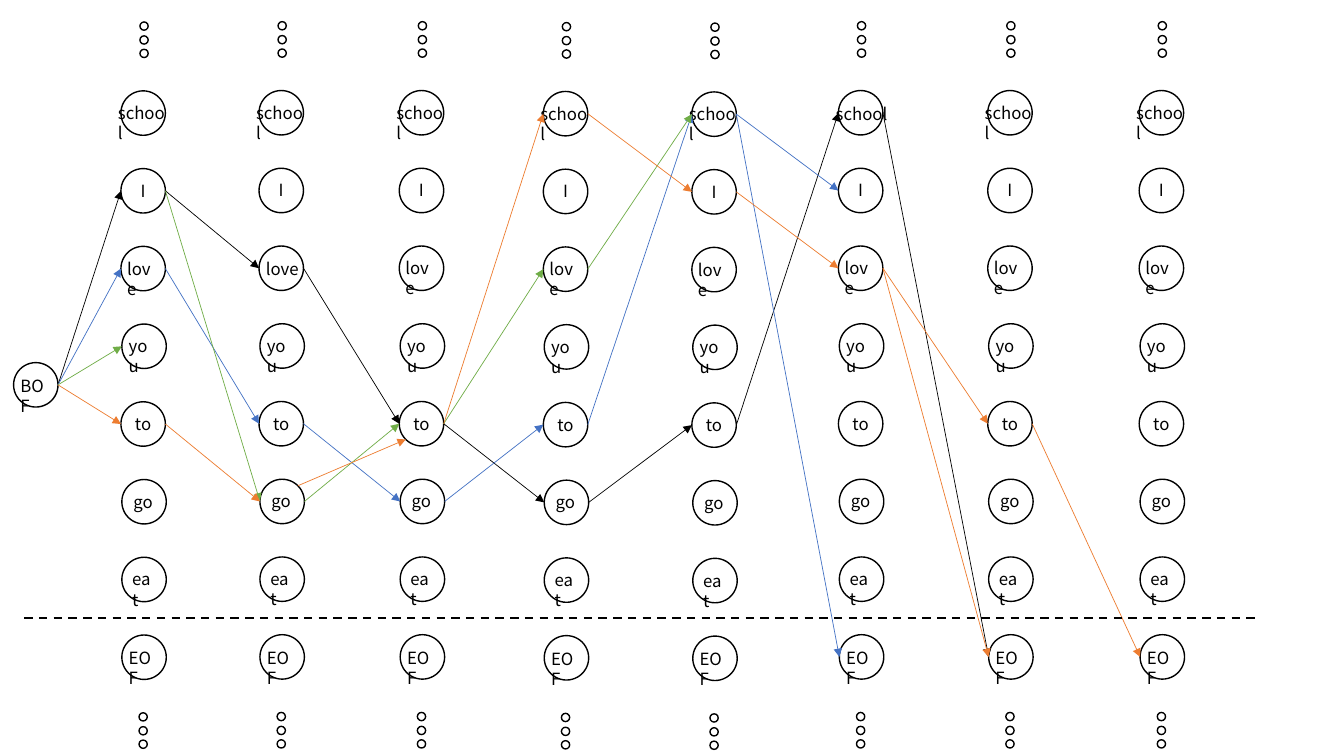
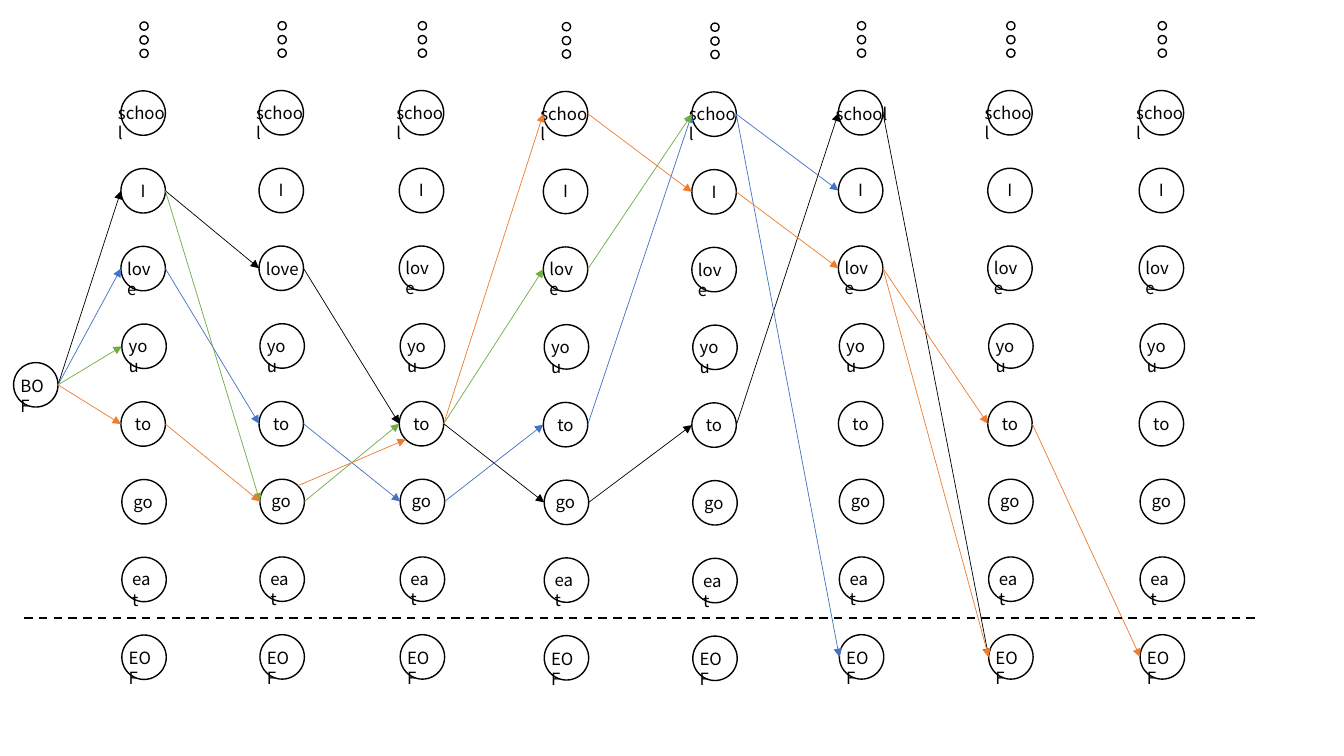
Before and after one commit to bbiyongel/nlp_with_pytorch, a slide deck: slide 7 of architecture.pptx. Drawn at 1344x756 pixels with LibreOffice and Linux fonts; fonts in the diff are those of the drawing. Boxes give left, top, right and bottom in pixels: in the first picture for what was removed or moved away, otherwise in the second. Text is boxed around its words. In the diff, an @@ line names an element or a change of style, - is before the commit and + after.

```diff
--- a/architecture.pptx
+++ b/architecture.pptx
@@ ellipse removed at bbox=[139, 713, 147, 721] @@
@@ ellipse removed at bbox=[277, 713, 285, 721] @@
@@ ellipse removed at bbox=[417, 713, 425, 721] @@
@@ ellipse removed at bbox=[562, 714, 570, 722] @@
@@ ellipse removed at bbox=[710, 714, 718, 722] @@
@@ ellipse removed at bbox=[857, 713, 865, 721] @@
@@ ellipse removed at bbox=[1006, 713, 1014, 721] @@
@@ ellipse removed at bbox=[1157, 713, 1166, 721] @@
@@ ellipse removed at bbox=[139, 740, 147, 748] @@
@@ ellipse removed at bbox=[139, 727, 147, 735] @@
@@ ellipse removed at bbox=[277, 740, 285, 748] @@
@@ ellipse removed at bbox=[277, 727, 285, 735] @@
@@ ellipse removed at bbox=[417, 740, 425, 748] @@
@@ ellipse removed at bbox=[417, 727, 425, 735] @@
@@ ellipse removed at bbox=[562, 741, 570, 749] @@
@@ ellipse removed at bbox=[562, 728, 570, 736] @@
@@ ellipse removed at bbox=[710, 741, 718, 749] @@
@@ ellipse removed at bbox=[710, 728, 718, 736] @@
@@ ellipse removed at bbox=[857, 740, 865, 748] @@
@@ ellipse removed at bbox=[857, 727, 865, 735] @@
@@ ellipse removed at bbox=[1006, 740, 1014, 748] @@
@@ ellipse removed at bbox=[1006, 727, 1014, 735] @@
@@ ellipse removed at bbox=[1157, 740, 1166, 748] @@
@@ ellipse removed at bbox=[1157, 727, 1166, 735] @@
```
Also in this commit, not shown: 1 other slide changed.
